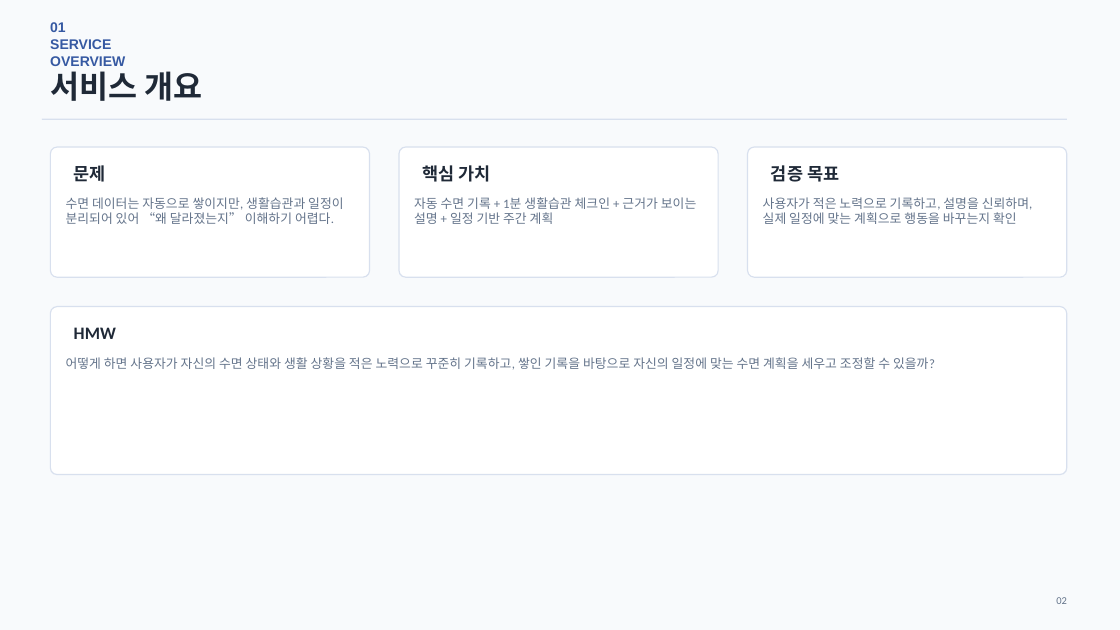
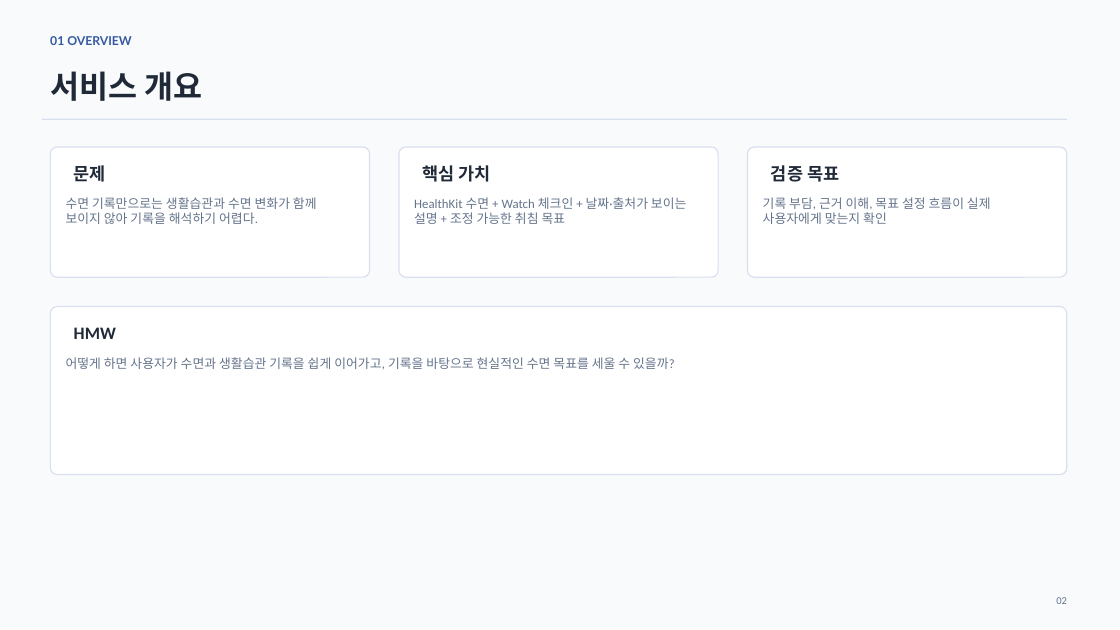
Before and after one commit to JinWoong-Jung/snorlax, a slide deck: slide 2 of 02_Jammanbo_UIUX.pptx. Drawn at 1120x630 pixels with LibreOffice and Linux fonts; fonts in the diff are those of the drawing. Boxes give left, top, right and bottom in pixels: in the first picture for what was removed or moved away, otherwise in the second. Text is boxed around its words. In the diff, an @@ line names an element or a change of style, - is before the commit and + after.

```diff
--- a/02_Jammanbo_UIUX.pptx
+++ b/02_Jammanbo_UIUX.pptx
@@ text at (50, 36, 131, 45): text changed; size 12 to 10.5 pt; font Arial to Lato @@
-01 SERVICE OVERVIEW
+01 OVERVIEW
@@ text "서비스 개요" at (50, 71, 202, 101): font Arial to Lato @@
@@ text at (66, 197, 317, 224): text changed @@
-수면 데이터는 자동으로 쌓이지만, 생활습관과 일정이 분리되어 있어 “왜 달라졌는지” 이해하기 어렵다.
+수면 기록만으로는 생활습관과 수면 변화가 함께 보이지 않아 기록을 해석하기 어렵다.
@@ text at (414, 197, 686, 224): text changed @@
-자동 수면 기록 + 1분 생활습관 체크인 + 근거가 보이는 설명 + 일정 기반 주간 계획
+HealthKit 수면 + Watch 체크인 + 날짜·출처가 보이는 설명 + 조정 가능한 취침 목표
@@ text at (763, 197, 991, 224): text changed @@
-사용자가 적은 노력으로 기록하고, 설명을 신뢰하며, 실제 일정에 맞는 계획으로 행동을 바꾸는지 확인
+기록 부담, 근거 이해, 목표 설정 흐름이 실제 사용자에게 맞는지 확인
@@ text at (66, 357, 675, 369): text changed @@
-어떻게 하면 사용자가 자신의 수면 상태와 생활 상황을 적은 노력으로 꾸준히 기록하고, 쌓인 기록을 바탕으로 자신의 일정에 맞는 수면 계획을 세우고 조정할 수 있을까?
+어떻게 하면 사용자가 수면과 생활습관 기록을 쉽게 이어가고, 기록을 바탕으로 현실적인 수면 목표를 세울 수 있을까?
```
Also in this commit, not shown: 7 other slides changed, 5 slides added, 4 slides removed, 58 other files.
